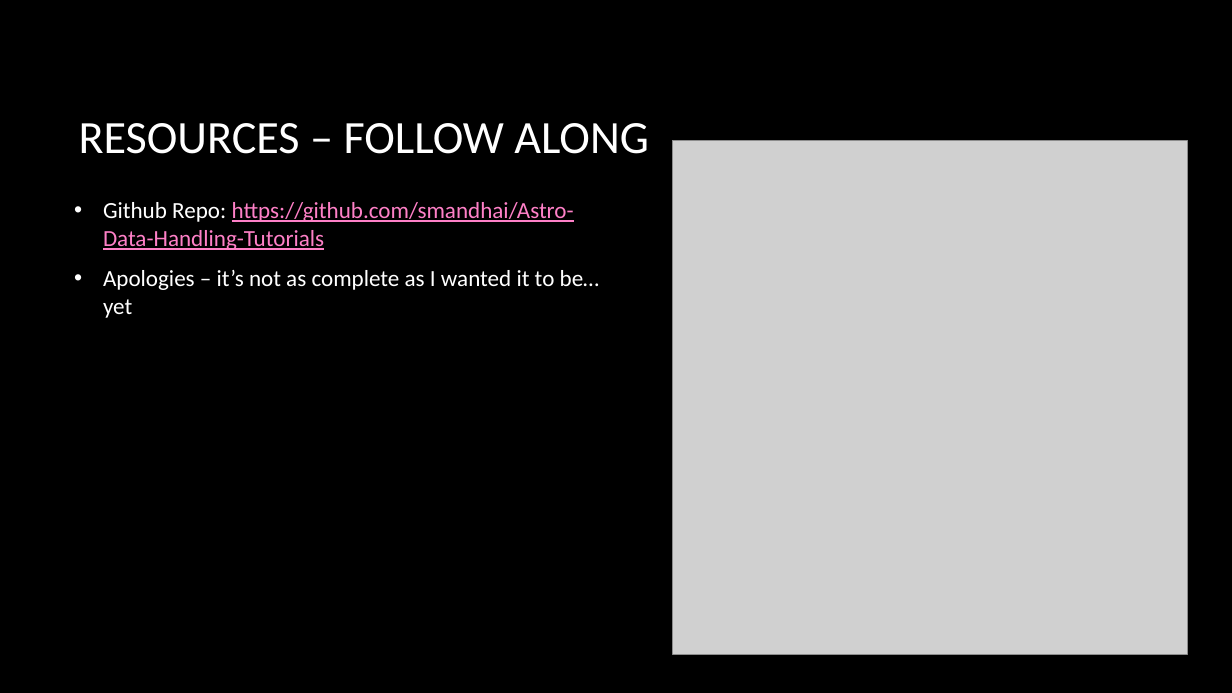
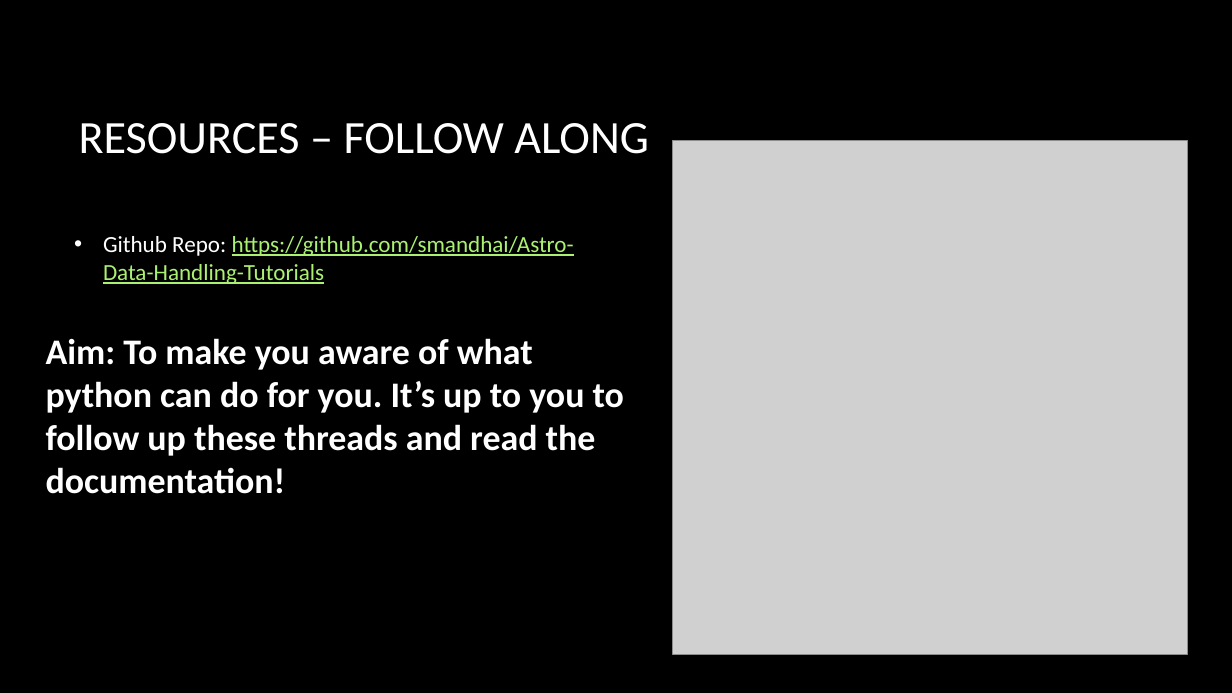
Before and after one commit to smandhai/Astro-Data-Handling-Tutorials, a slide deck: slide 3 of Intro to Astro-data .pptx. Drawn at 1232x693 pixels with LibreOffice and Linux fonts; fonts in the diff are those of the drawing; grey boxes stand for pictures; background and template pictures are left out. Boxes give left, top, right and bottom in pixels: in the first picture for what was removed or moved away, otherwise in the second. Text is boxed around its words. In the diff, an @@ line names an element or a change of style, - is before the commit and + after.

```diff
--- a/Intro to Astro-data .pptx
+++ b/Intro to Astro-data .pptx
@@ text "Github Repo: https://github.com/smandhai/Astro-Data-Handling ..." at [103,236,574,284]: text colour #FE80C7 to #AAF172 in "https://github.com/smandhai/Astro-Data-Handling-Tutorials" @@
@@ text at [103,270,600,318]: paragraph removed @@
-• Apologies – it’s not as complete as I wanted it to be… yet
@@ text added at [46,338,624,494], 28 pt, text #FFFFFF, bold @@
+Aim: To make you aware of what python can do for you. It’s up to you to follow up these threads and read the documentation!
```
Also in this commit, not shown: 11 other slides changed, 2 slides added, 1 slide removed, 1 other file.
